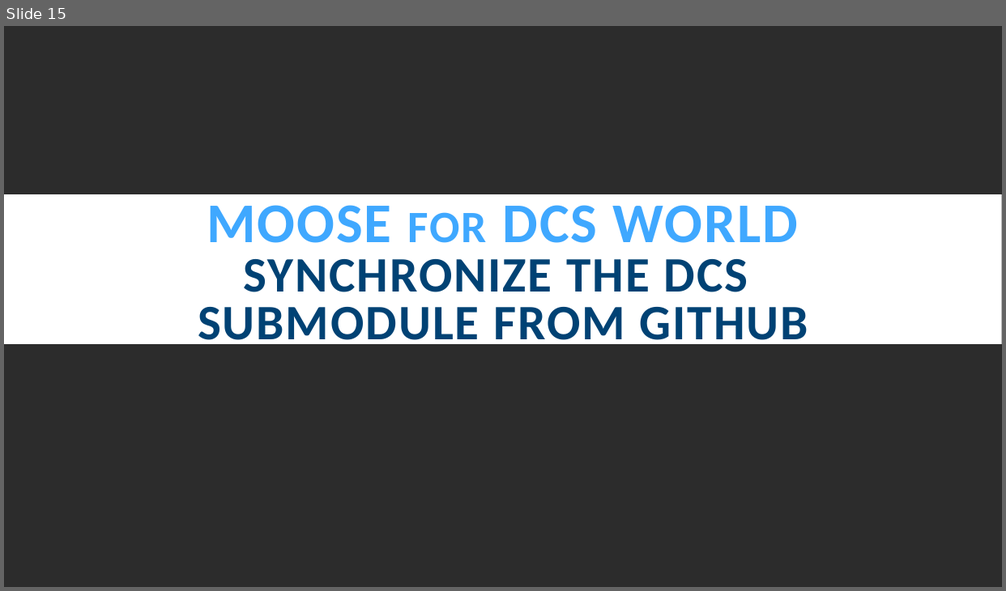
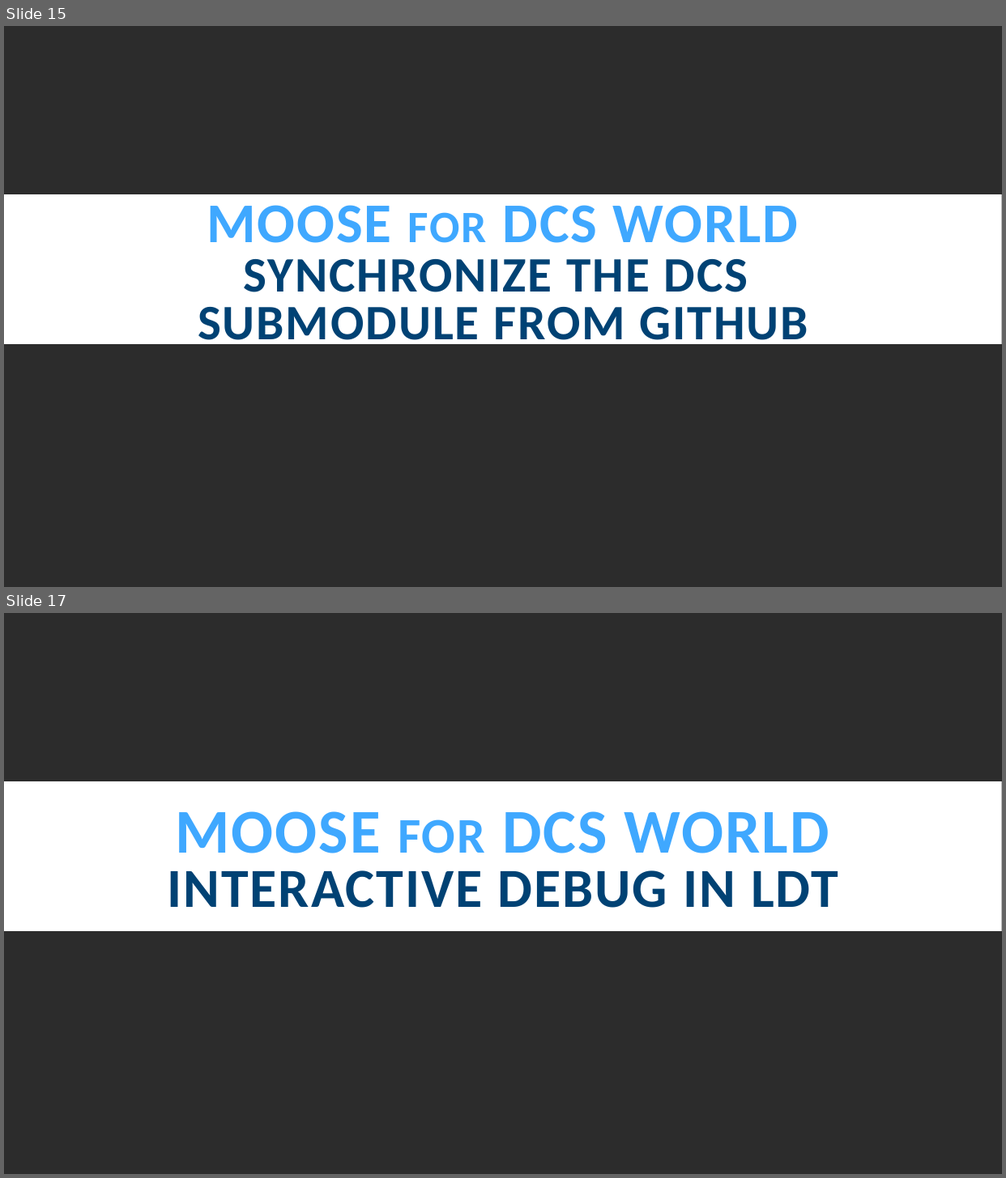
Before and after one commit to FlightControl-Master/MOOSE_PRESENTATIONS, a slide deck: Moose Presentations/SETUP.pptx. Shown one above the other, each under a label of ours: slide 15 before the commit, slides 15 and 17 after it; the slides between them are not shown. The pictures are 1006x591 and 1006x1178 pixels, drawn with LibreOffice and Linux fonts; fonts in the diff are those of the drawing; background and template pictures are left out. Boxes give left, top, right and bottom in pixels: in the first picture for what was removed or moved away, otherwise in the second. Text is boxed around its words. In the diff, an @@ line names an element or a change of style, - is before the commit and + after.

```diff
--- a/Moose Presentations/SETUP.pptx
+++ b/Moose Presentations/SETUP.pptx
@@ slide 17 added at (4, 613, 1002, 1174), background picture (left out); not listed: 2 template elements that a slide beside it also shows @@
@@ title added at (167, 811, 838, 908), 53 pt, text #004274, bold @@
+MOOSE FOR DCS WORLD
+INTERACTIVE DEBUG IN LDT
```
Also in this commit, not shown: 6 other slides added, 6 other files.
